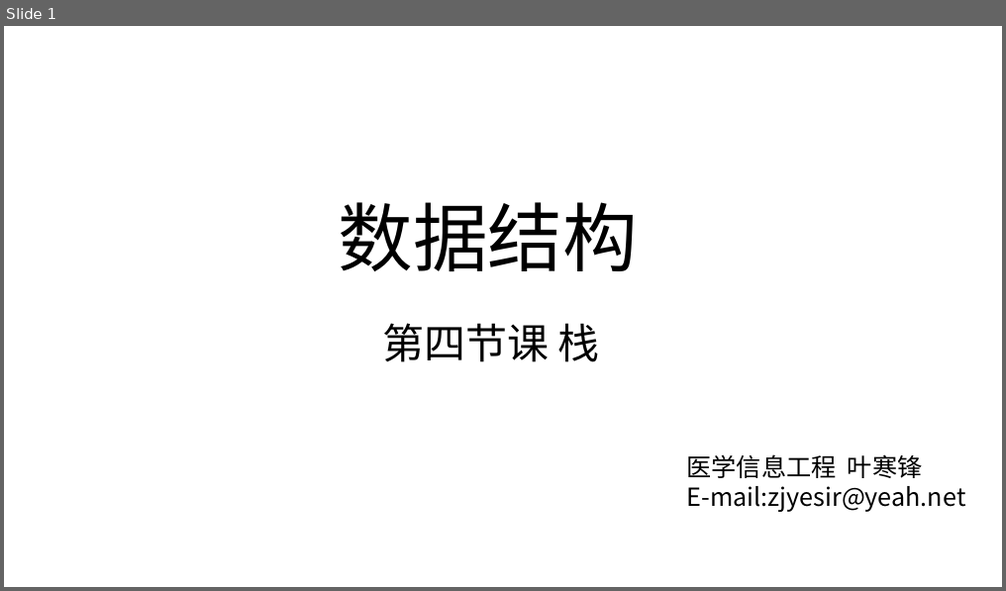
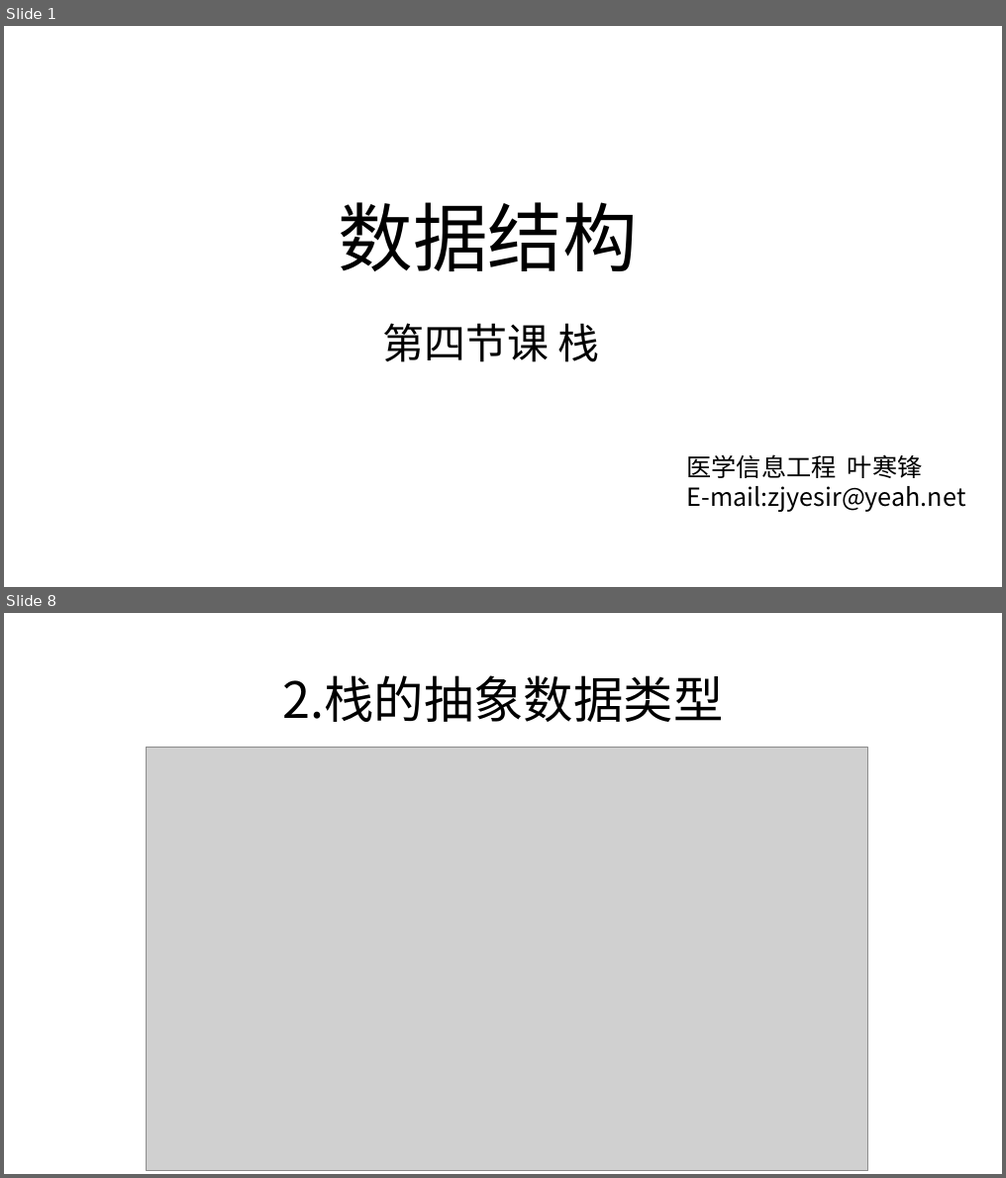
Before and after one commit to zjyesir/hmc_data_structure, a slide deck: ppt/3.1栈.pptx. Shown one above the other, each under a label of ours: slide 1 before the commit, slides 1 and 8 after it; the slides between them are not shown. The pictures are 1006x591 and 1006x1178 pixels, drawn with LibreOffice and Linux fonts; fonts in the diff are those of the drawing; grey boxes stand for pictures; background and template pictures are left out. Boxes give left, top, right and bottom in pixels: in the first picture for what was removed or moved away, otherwise in the second. Text is boxed around its words. In the diff, an @@ line names an element or a change of style, - is before the commit and + after.

```diff
--- a/ppt/3.1栈.pptx
+++ b/ppt/3.1栈.pptx
@@ slide 8 added at [4, 613, 1002, 1174], background picture (left out) @@
@@ text added at [282, 675, 723, 722], 48 pt, text #000000 @@
+2.栈的抽象数据类型
@@ picture added at [147, 747, 868, 1171] @@
```
Also in this commit, not shown: 5 slides changed, 18 other slides added, 4 slides removed, 11 other files.
